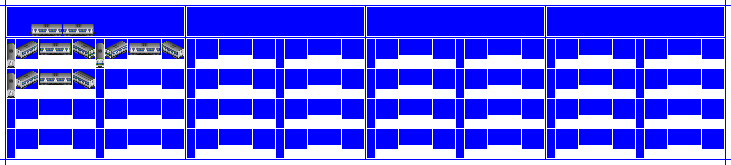
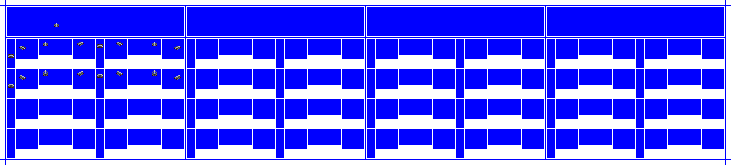
Layer changes from the first 731×165 image to the second:
showed "Pantograph" over [8, 23, 181, 88]
hid "Liv1" over [7, 24, 184, 98]